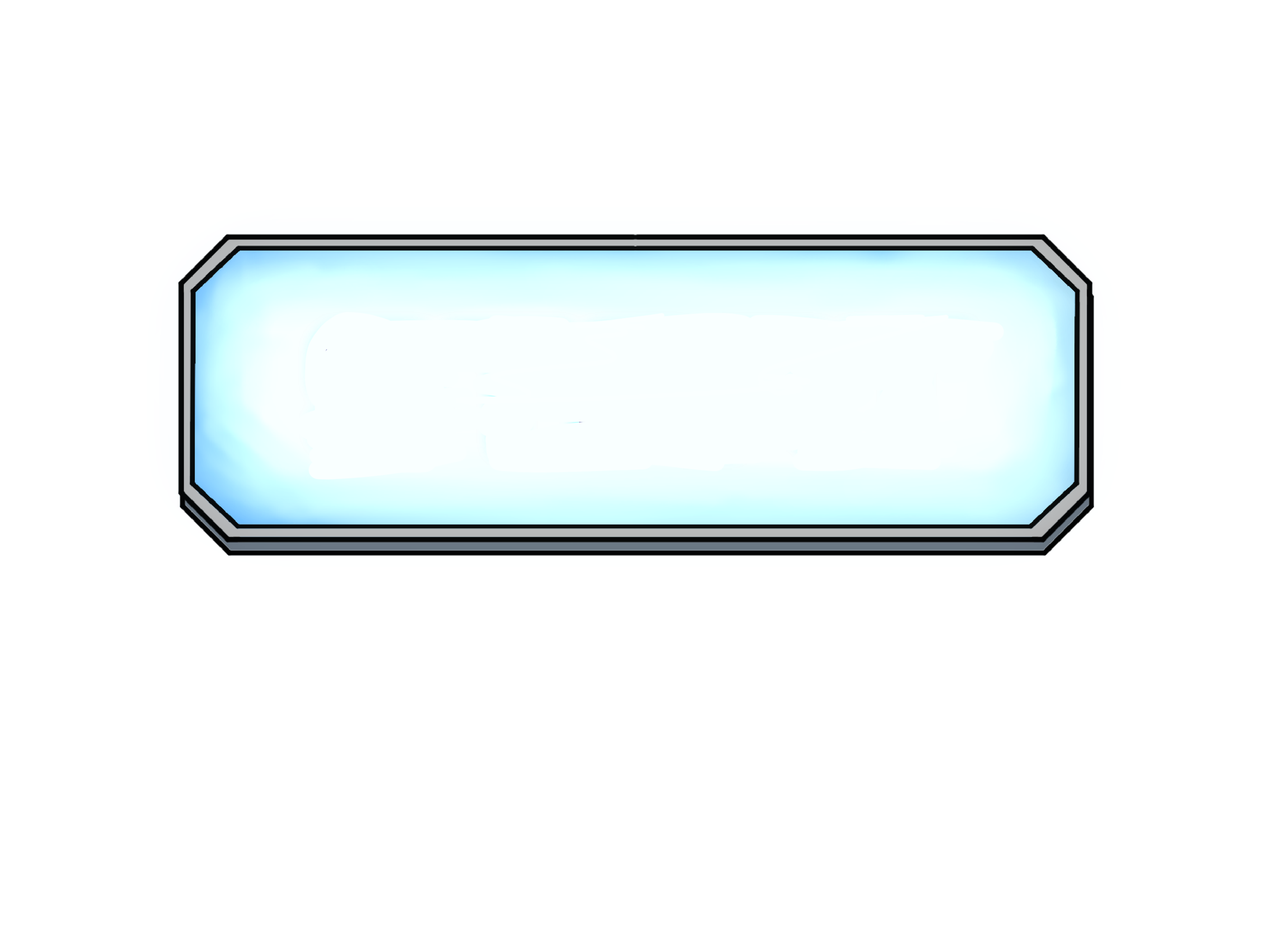
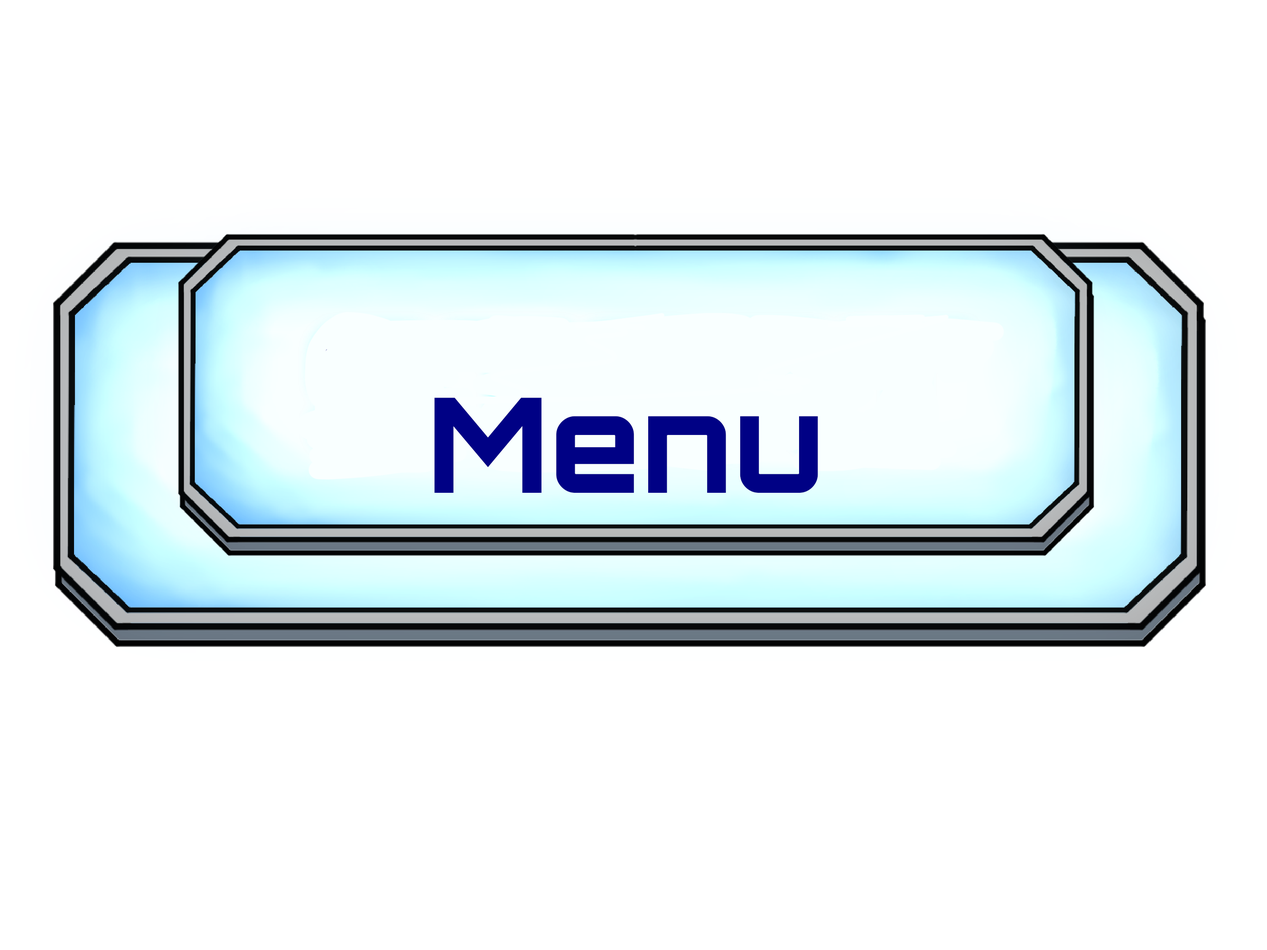
Layer changes from the first 1267 x 950 image to the second:
showed "Menu" (2nd of 2, in "Menu") over [434, 397, 818, 493]
showed group "Reiniciar" (5 layers) over [40, 231, 1206, 648]
